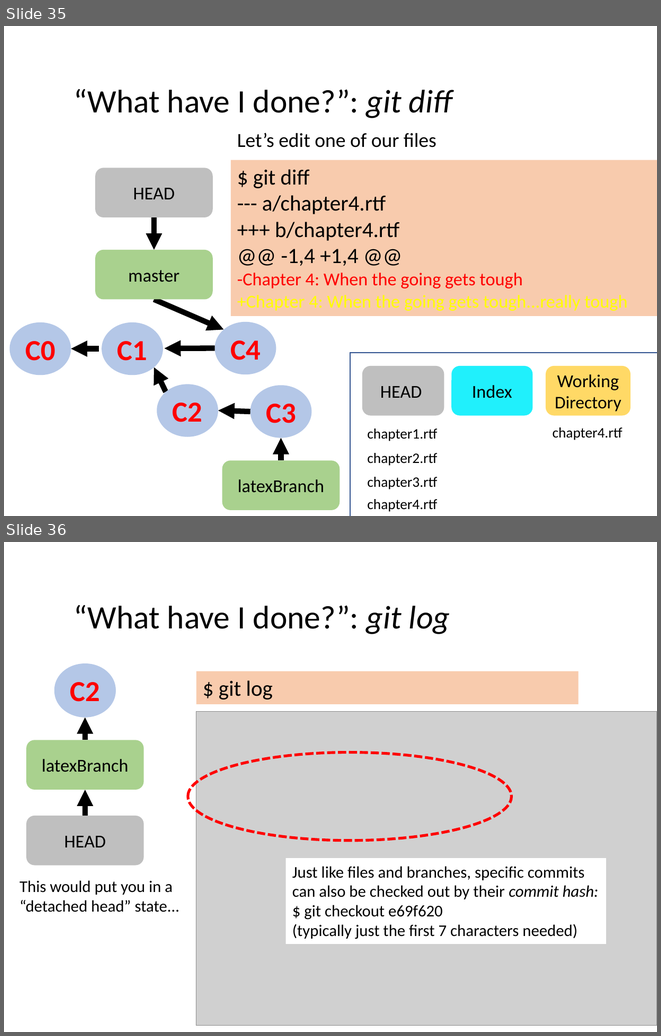
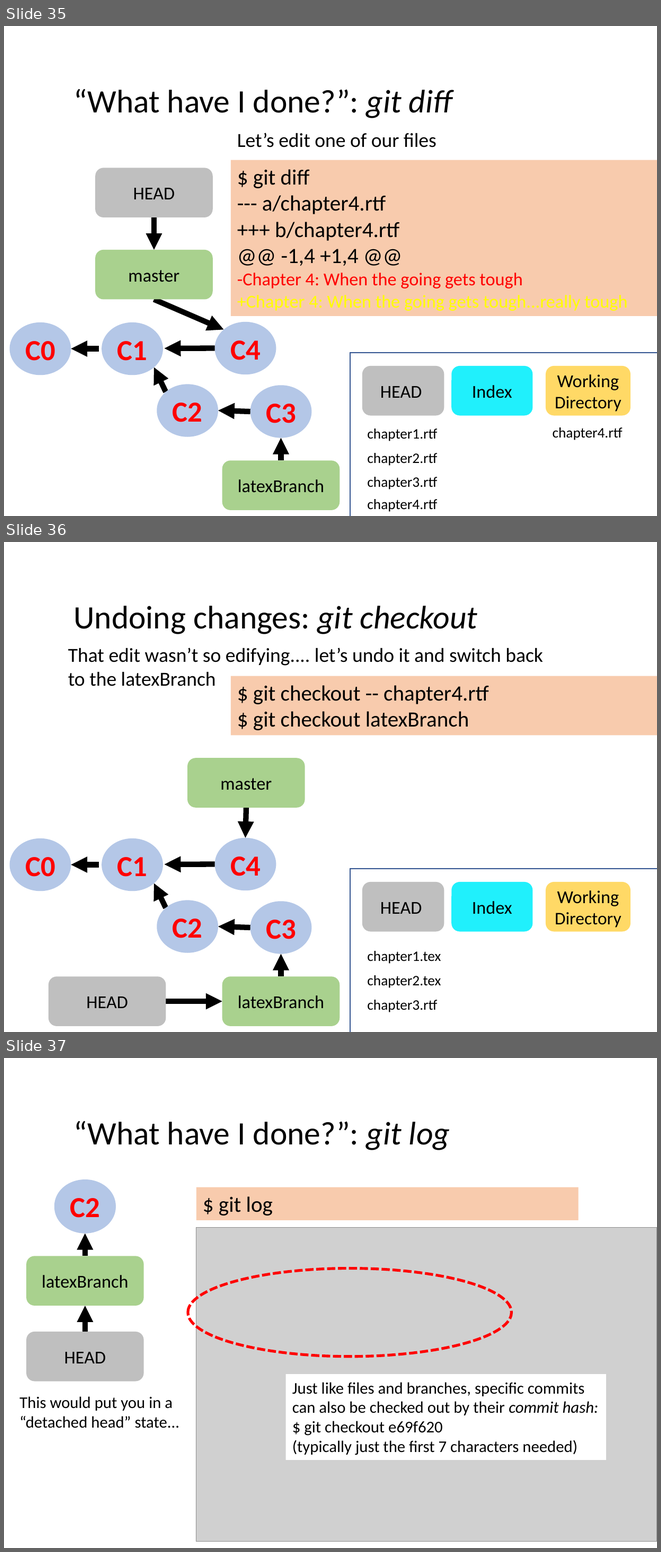
Before and after one commit to sussmanLab/workingWithGit, a slide deck: part1/gitIntroPart1.pptx. Shown one above the other, each under a label of ours: slides 35 and 36 before the commit, slides 35, 36 and 37 after it. The pictures are 661x1036 and 661x1552 pixels, drawn with LibreOffice and Linux fonts; fonts in the diff are those of the drawing; grey boxes stand for pictures. Boxes give left, top, right and bottom in pixels: in the first picture for what was removed or moved away, otherwise in the second. Text is boxed around its words. In the diff, an @@ line names an element or a change of style, - is before the commit and + after.

```diff
--- a/part1/gitIntroPart1.pptx
+++ b/part1/gitIntroPart1.pptx
@@ slide 36 added at <box>4,542,657,1032</box>, background #FFFFFF @@
@@ text added at <box>73,606,478,634</box>, 36 pt, text #000000 @@
+Undoing changes: git checkout
@@ text added at <box>68,647,543,686</box>, 22 pt, text #000000 @@
+That edit wasn’t so edifying.... let’s undo it and switch back to the latexBranch
@@ rectangle added at <box>231,676,657,735</box>, fill #F8CBAD, 24 pt, text #000000 @@
+$ git checkout -- chapter4.rtf
+$ git checkout latexBranch
@@ rounded rectangle added at <box>187,758,305,808</box>, fill #A9D18E, 20 pt, text #000000 @@
+master
@@ arrow added from (246, 808) to (246, 838), #000000 6 pt @@
@@ ellipse added at <box>10,838,71,891</box>, fill #B4C7E7, 32 pt, text #FF0000, bold @@
+C0
@@ ellipse added at <box>102,838,162,891</box>, fill #B4C7E7, 32 pt, text #FF0000, bold @@
+C1
@@ ellipse added at <box>215,838,276,891</box>, fill #B4C7E7, 32 pt, text #FF0000, bold @@
+C4
@@ arrow added from (99, 865) to (71, 865), #000000 6 pt @@
@@ arrow added from (215, 864) to (165, 864), #000000 6 pt @@
@@ rectangle added at <box>350,868,657,1032</box>, outline #325491 1 pt @@
@@ arrow added from (166, 908) to (154, 883), #000000 6 pt @@
@@ rounded rectangle added at <box>362,882,444,931</box>, fill #BFBFBF, 20 pt, text #000000 @@
+HEAD
@@ rounded rectangle added at <box>451,882,532,931</box>, fill #20F0FC, 20 pt, text #000000 @@
+Index
@@ rounded rectangle added at <box>546,882,631,931</box>, fill #FFD966, 19.5 pt, text #000000 @@
+Working Directory
@@ ellipse added at <box>157,900,218,953</box>, fill #B4C7E7, 32 pt, text #FF0000, bold @@
+C2
@@ ellipse added at <box>250,901,311,954</box>, fill #B4C7E7, 32 pt, text #FF0000, bold @@
+C3
@@ arrow added from (250, 927) to (218, 927), #000000 6 pt @@
@@ arrow added from (281, 976) to (281, 953), #000000 6 pt @@
@@ text added at <box>367,951,441,963</box>, 16 pt, text #000000 @@
+chapter1.tex
@@ rounded rectangle added at <box>49,976,166,1026</box>, fill #BFBFBF, 20 pt, text #000000 @@
+HEAD
@@ rounded rectangle added at <box>222,976,339,1026</box>, fill #A9D18E, 20 pt, text #000000 @@
+latexBranch
@@ text added at <box>367,975,441,988</box>, 16 pt, text #000000 @@
+chapter2.tex
@@ arrow added from (166, 1001) to (222, 1001), #000000 6 pt @@
@@ text added at <box>367,999,437,1012</box>, 16 pt, text #000000 @@
+chapter3.rtf
@@ what was slide 36 is now slide 37 @@
```
Also in this commit, not shown: 4 slides changed, 1 other file.
